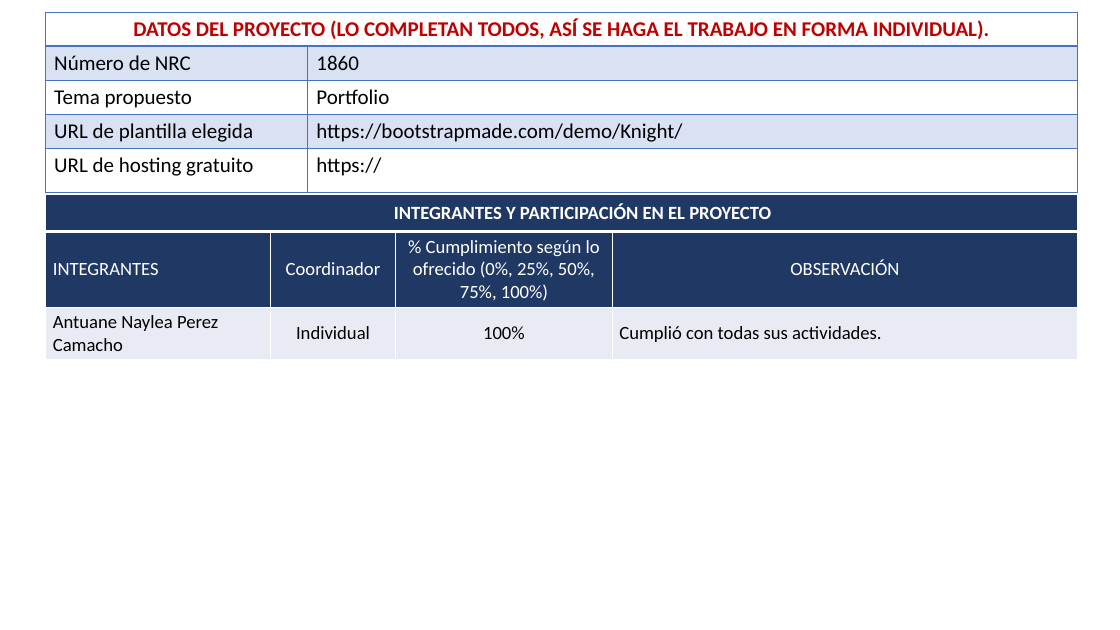
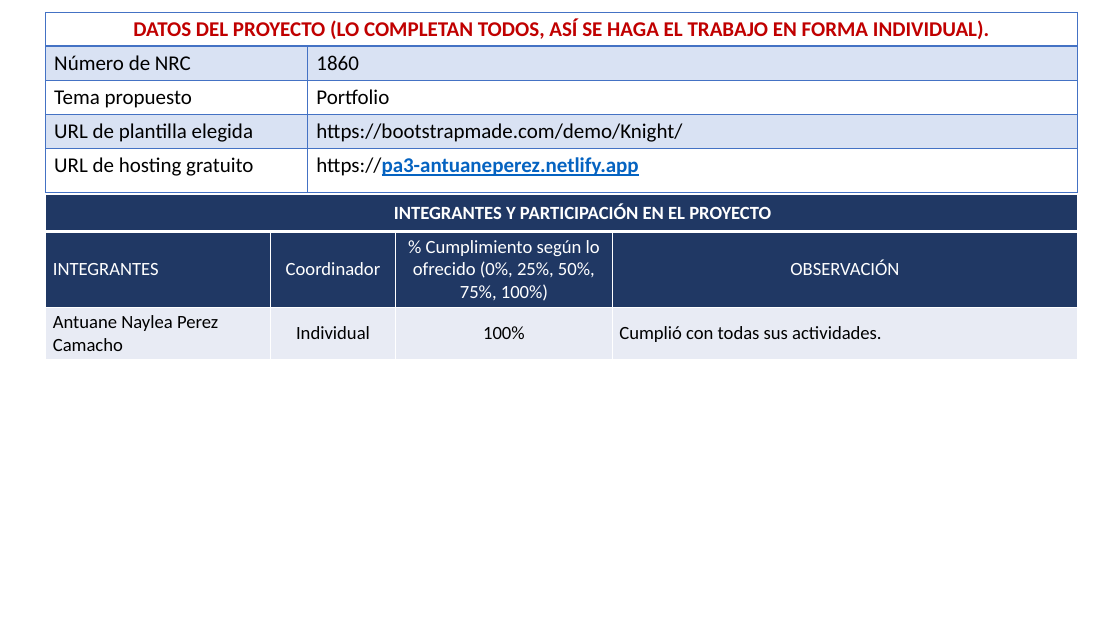
Before and after one commit to antu0102/nuevoproyecto, a slide deck: slide 1 of PA3_portofolio_perez.pptx. Drawn at 1120x630 pixels with LibreOffice and Linux fonts; fonts in the diff are those of the drawing. Boxes give left, top, right and bottom in pixels: in the first picture for what was removed or moved away, otherwise in the second. Text is boxed around its words. In the diff, an @@ line names an element or a change of style, - is before the commit and + after.

```diff
--- a/PA3_portofolio_perez.pptx
+++ b/PA3_portofolio_perez.pptx
@@ table at [46, 13, 1078, 191] @@
-row 5, column 2: https://
+row 5, column 2: https://pa3-antuaneperez.netlify.app
```
Also in this commit, not shown: 1 other file.
